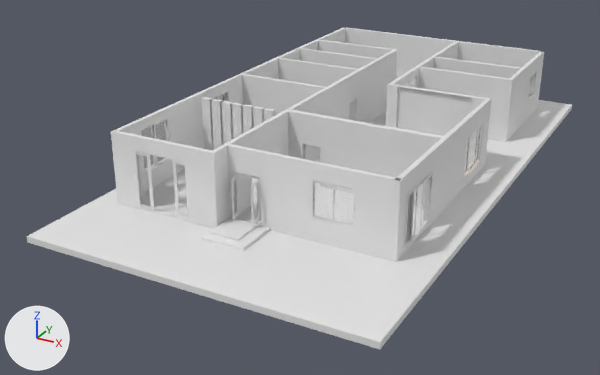
Before and after pictures for a commit that changed the Blender file 1_CAD/1_HOME/BLENDER/House_Option-2_From_Blender.blend.
Both versions are drawn from a camera (50 mm lens) standing at (25.0, -27.4, 16.7) and looking at (5.4, 8.3, -1.2). The axes (+X, +Y, +Z) are drawn at lower left. The lights are the same throughout.

In view in the first picture: 'Foundation', 'Wall-1', 'Wall-10', 'Wall-11', 'Wall-12', 'Wall-13', 'Wall-15', 'Wall-16', 'Wall-17', 'Wall-18', 'Wall-2', 'Wall-3', 'Wall-4', 'Wall-5', 'Wall-6', 'Wall-8', 'Wall-separators', 'Window.L.001', 'Window.R', 'Window.R.001', 'Window.R.002', 'steps', 'steps-2'.
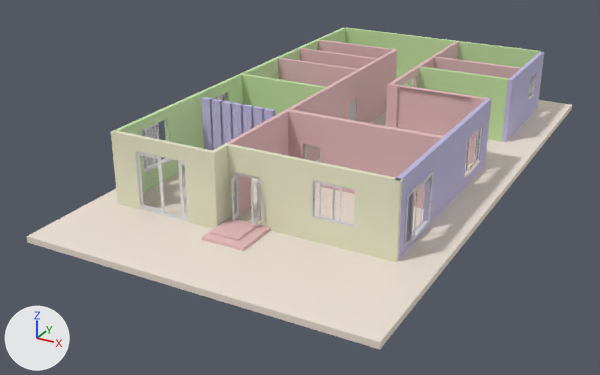
What differs and where, as boxes (x1, y1, x2, y2) in the pictures (600 x 375 px):
'Foundation', recoloured: (27, 100, 572, 350) in both
'Wall-8', recoloured (white to pink): (227, 49, 443, 214) in both
'Wall-2', recoloured: (227, 144, 403, 262) in both
'Wall-5', recoloured: (397, 51, 544, 259) in both
'Wall-4', recoloured: (111, 131, 213, 228) in both
'Wall-3', recoloured (white to green): (113, 27, 345, 187) in both
'Wall-1', recoloured (white to green): (344, 27, 544, 101) in both
'Wall-16', recoloured (white to pink): (390, 84, 487, 136) in both
'Wall-15', recoloured (white to green): (418, 66, 509, 141) in both
'Wall-separators', recoloured: (201, 97, 275, 151) in both
'Wall-10', recoloured (white to green): (242, 74, 325, 115) in both
'Wall-11', recoloured: (278, 58, 358, 87) in both
'Wall-6', recoloured: (209, 143, 230, 228) in both
'Window.L.001', moved: before (137, 152, 154, 210); after (137, 152, 165, 213)
'Window.R', moved: before (333, 186, 355, 226); after (319, 183, 341, 223)
'Wall-17', recoloured: (434, 57, 521, 78) in both
'Wall-12', recoloured: (300, 48, 377, 69) in both
'Wall-18', recoloured (white to pink): (386, 41, 459, 127) in both
'Wall-13', recoloured: (318, 40, 394, 58) in both
'Window.R.001', moved: before (173, 160, 188, 220); after (178, 161, 188, 220)
'steps', recoloured (white to pink): (202, 218, 270, 251) in both
'steps-2', recoloured (white to pink): (210, 218, 258, 241) in both
'Window.R.002', moved: before (153, 119, 168, 165); after (143, 123, 159, 139)

Edits to the bpy script that builds the scene:
```text
Change me_cube_001:
    where me_cube_001.from_pydata(...)  # 12 vertices, 10 faces; spans x -0.3..0.3, y -0.3..0.3, z -0.3..3.35
    add me_cube_001.materials.append(mat_wall_mat_01)  # green #c6e7a7
Change me_cube_002:
    where me_cube_002.from_pydata(...)  # 42 vertices, 28 faces; spans x -0.3..0.35, y -0.3..0.3, z -0.3..3.35
    add me_cube_002.materials.append(mat_wall_mat_front)  # white #e7e7c9
Change me_cube_003:
    where me_cube_003.from_pydata(...)  # 44 vertices, 32 faces; spans x -0.67..0.4, y -0.3..0.3, z -0.3..3.35
    remove me_cube_003.materials.append(mat_material)  # white #e7e7e7
    add me_cube_003.materials.append(mat_wall_mat_01)  # green #c6e7a7
Change me_cube_004:
    where me_cube_004.from_pydata(...)  # 24 vertices, 16 faces; spans x -0.3..0.3, y -0.3..0.3, z -0.3..3.34
    add me_cube_004.materials.append(mat_wall_mat_front)  # white #e7e7c9
Change me_cube_005:
    where me_cube_005.from_pydata(...)  # 68 vertices, 47 faces, 4 loose edges; spans x -0.63..0.4, y -0.3..0.3, z -0.3..3.35
    add me_cube_005.materials.append(mat_wall_mat_02)  # blue #c4bfe7
Change me_cube:
    where me_cube.from_pydata(...)  # 18 vertices, 15 faces; spans x -0.98..0.3, y -0.3..0.3, z -0.3..7.01
    add me_cube.materials.append(mat_wall_mat_front)  # white #e7e7c9
Change me_cube_008:
    where me_cube_008.from_pydata(...)  # 73 vertices, 41 faces; spans x -5.2..13.9, y -21.5..0.3, z -0.3..3.4
    add me_cube_008.materials.append(mat_wall_mat_03)  # pink #e7bebf
Change me_cube_010:
    where me_cube_010.from_pydata(...)  # 18 vertices, 14 faces; spans x 2.17..2.4, y 0.3..14.25, z -0.3..3.35
    add me_cube_010.materials.append(mat_wall_mat_01)  # green #c6e7a7
Change me_cube_011:
    where me_cube_011.from_pydata(...)  # 21 vertices, 13 faces; spans x 2.17..2.4, y 0.3..14.25, z -0.3..3.35
    add me_cube_011.materials.append(mat_wall_mat_03)  # pink #e7bebf
Change me_cube_012:
    where me_cube_012.from_pydata(...)  # 12 vertices, 8 faces, 1 loose edge; spans x 2.17..2.4, y 0.3..14.25, z -0.3..3.35
    add me_cube_012.materials.append(mat_wall_mat_03)  # pink #e7bebf
Change me_cube_013:
    where me_cube_013.from_pydata(...)  # 12 vertices, 8 faces; spans x 2.17..2.4, y 0.3..14.25, z -0.3..3.35
    add me_cube_013.materials.append(mat_wall_mat_03)  # pink #e7bebf
Change me_cube_023:
    where me_cube_023.from_pydata(...)  # 12 vertices, 7 faces; spans x 2.17..2.4, y 0.3..14.25, z -0.3..3.35
    add me_cube_023.materials.append(mat_wall_mat_02)  # blue #c4bfe7
Change me_cube_007:
    where me_cube_007.from_pydata(...)  # 26 vertices, 24 faces; spans x -0.3..0.35, y -0.3..0.3, z -0.3..3.35
    add me_cube_007.materials.append(mat_wall_mat_03)  # pink #e7bebf
Change me_cube_016:
    where me_cube_016.from_pydata(...)  # 18 vertices, 16 faces; spans x -0.3..0.35, y -0.3..0.3, z -0.3..3.35
    add me_cube_016.materials.append(mat_wall_mat_01)  # green #c6e7a7
Change me_cube_017:
    where me_cube_017.from_pydata(...)  # 18 vertices, 16 faces; spans x -0.3..0.35, y -0.3..0.3, z -0.3..3.35
    add me_cube_017.materials.append(mat_wall_mat_03)  # pink #e7bebf
Change me_cube_018:
    where me_cube_018.from_pydata(...)  # 36 vertices, 21 faces, 6 loose edges; spans x -0.3..0.3, y -0.73..0.3, z -0.3..3.35
    add me_cube_018.materials.append(mat_wall_mat_03)  # pink #e7bebf
Change me_cube_014:
    where me_cube_014.from_pydata(...)  # 8 vertices, 6 faces; spans x -0.305..0.305, y -0.305..0.305, z -0.305..0.305
    add me_cube_014.materials.append(mat_marble)
Change me_cube_006:
    where me_cube_006.from_pydata(...)  # 18 vertices, 16 faces; spans x -0.3..1.83, y -2.13..0.3, z -0.3..0.3
    add me_cube_006.materials.append(mat_wall_mat_03)  # pink #e7bebf
Change me_plane:
    where me_plane.from_pydata(...)  # 8 vertices, 6 faces; spans x -0.305..0.305, y -0.305..0.305, z 0.0..0.076
    add me_plane.materials.append(mat_wall_mat_03)  # pink #e7bebf
Change ob_window_r:
    ob_window_r.location: (0.995, -0.0625, 0.025) -> (0.347, -0.0625, 0.025)
Change ob_window_l_001:
    ob_window_l_001.location: (-2.036, -0.023, 0.025) -> (-1.405, -0.023, 0.025)
Change ob_window_r_001:
    ob_window_r_001.location: (2.094, -0.0625, 0.025) -> (2.406, -0.0625, 0.025)
Change ob_window_r_002:
    ob_window_r_002.location: (1.04, -0.122, 0.025) -> (0.288, -0.122, 0.025)
```
